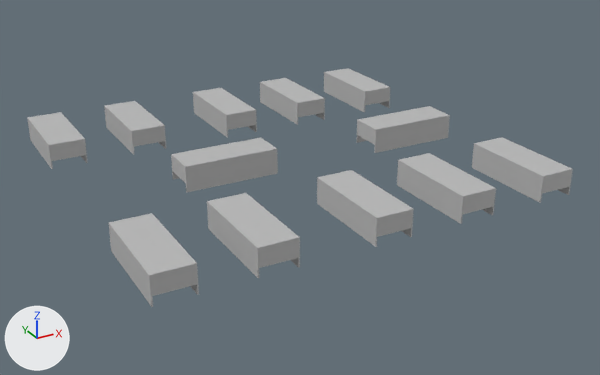
One commit to the FBX model Assets/Meshes/Environment/Beds.fbx: the scene before it, then after it.
One viewpoint serves both versions: a 50 mm camera at (-11.55, -21.24, 9.71) aimed at (-0.23, -0.65, -0.58). Lighting does not change. The marker at lower left points along +X, +Y and +Z. Where no turn or scale is listed for an object, it has been applied to the vertices.

Names of what the first picture shows: 'Bed', 'Bed1', 'Bed10', 'Bed11', 'Bed12', 'Bed13', 'Bed14', 'Bed15', 'Bed16', 'Bed2', 'Bed3', 'Bed4'.
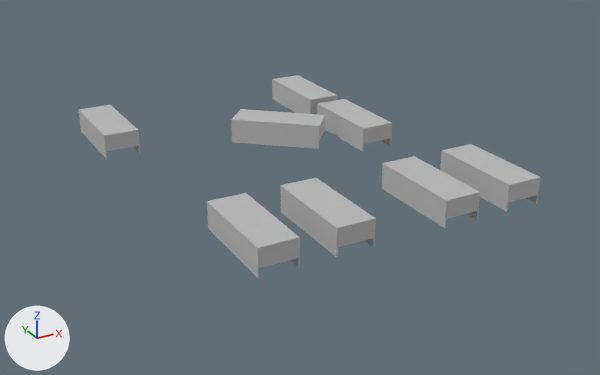
The newer file is also turned or shifted as a whole; pictures and numbers use the older file's frame.

Diff of the bpy script that builds the scene:
```diff
--- a/Assets/Meshes/Environment/Beds.fbx.py
+++ b/Assets/Meshes/Environment/Beds.fbx.py
@@ me_mesh @@
 me_mesh.from_pydata(...)  # 48 vertices, 46 faces; spans x -0.55..0.55, y -1.47..1.47, z -0.53..0.27
 # used by ob_bed; location = (5.04, -4.49, 0.53)
+# me_mesh part 1: the whole mesh is moved by (-2.21, 9.11, 0.0)
 me_mesh.materials.append(mat_lambert1)
@@ me_mesh_007_1 @@
+me_mesh_007_1.from_pydata(...)  # 48 vertices, 46 faces; spans x -0.55..0.55, y -1.47..1.47, z -0.4..0.4
+me_mesh_007_1.materials.append(mat_lambert1)  # grey #bcbcbc
@@ me_mesh_002_1 @@
+me_mesh_002_1.from_pydata(...)  # 48 vertices, 46 faces; spans x -1.47..1.47, y -1.38..1.38, z -0.4..0.4
+me_mesh_002_1.materials.append(mat_lambert1)  # grey #bcbcbc
@@ me_mesh_005_1 @@
+me_mesh_005_1.from_pydata(...)  # 48 vertices, 46 faces; spans x -0.55..0.55, y -1.47..1.47, z -0.4..0.4
+me_mesh_005_1.materials.append(mat_lambert1)  # grey #bcbcbc
@@ me_mesh_003_1 @@
+me_mesh_003_1.from_pydata(...)  # 48 vertices, 46 faces; spans x -0.55..0.55, y -1.47..1.47, z -0.4..0.4
+me_mesh_003_1.materials.append(mat_lambert1)  # grey #bcbcbc
@@ me_mesh_001_1 @@
+me_mesh_001_1.from_pydata(...)  # 48 vertices, 46 faces; spans x -0.55..0.55, y -1.47..1.47, z -0.4..0.4
+me_mesh_001_1.materials.append(mat_lambert1)  # grey #bcbcbc
@@ me_mesh_004_1 @@
+me_mesh_004_1.from_pydata(...)  # 48 vertices, 46 faces; spans x -0.55..0.55, y -1.47..1.47, z -0.4..0.4
+me_mesh_004_1.materials.append(mat_lambert1)  # grey #bcbcbc
@@ ob_bed12 @@
-ob_bed12 = bpy.data.objects.new('Bed12', me_mesh_007)
-ob_bed12.location = (-0.44, 4.51, 0.53)
@@ ob_bed14 @@
-ob_bed14 = bpy.data.objects.new('Bed14', me_mesh_009)
-ob_bed14.location = (-6.3, 4.51, 0.53)
@@ ob_bed11 @@
-ob_bed11 = bpy.data.objects.new('Bed11', me_mesh_006)
-ob_bed11.location = (2.25, 4.51, 0.53)
@@ ob_bed10 @@
-ob_bed10 = bpy.data.objects.new('Bed10', me_mesh_005)
-ob_bed10.location = (5.04, 4.51, 0.53)
@@ ob_bed1 @@
-ob_bed1 = bpy.data.objects.new('Bed1', me_mesh_001)
-ob_bed1.location = (2.25, -4.49, 0.53)
@@ ob_bed4 @@
-ob_bed4 = bpy.data.objects.new('Bed4', me_mesh_004)
-ob_bed4.location = (-6.3, -4.49, 0.53)
@@ ob_bed13 @@
-ob_bed13 = bpy.data.objects.new('Bed13', me_mesh_008)
-ob_bed13.location = (-3.71, 4.51, 0.53)
@@ ob_bed15 @@
-ob_bed15 = bpy.data.objects.new('Bed15', me_mesh_010)
-ob_bed15.location = (4.03, 0.0, 0.53)
@@ ob_bed16 @@
-ob_bed16 = bpy.data.objects.new('Bed16', me_mesh_011)
-ob_bed16.location = (-2.42, 0.0, 0.53)
@@ ob_bed2 @@
-ob_bed2 = bpy.data.objects.new('Bed2', me_mesh_002)
-ob_bed2.location = (-0.44, -4.49, 0.53)
@@ ob_bed23 @@
+ob_bed23 = bpy.data.objects.new('Bed23', me_mesh_007_1)
+ob_bed23.location = (-4.59, 4.52, 0.4)
@@ ob_bed18 @@
+ob_bed18 = bpy.data.objects.new('Bed18', me_mesh_002_1)
+ob_bed18.location = (0.43, 2.0, 0.4)
@@ ob_bed21 @@
+ob_bed21 = bpy.data.objects.new('Bed21', me_mesh_005_1)
+ob_bed21.location = (-1.58, -4.49, 0.4)
@@ ob_bed19 @@
+ob_bed19 = bpy.data.objects.new('Bed19', me_mesh_003_1)
+ob_bed19.location = (3.82, -4.49, 0.4)
@@ ob_bed17 @@
+ob_bed17 = bpy.data.objects.new('Bed17', me_mesh_001_1)
+ob_bed17.location = (2.83, 1.19, 0.4)
@@ ob_bed20 @@
+ob_bed20 = bpy.data.objects.new('Bed20', me_mesh_004_1)
+ob_bed20.location = (1.71, -4.49, 0.4)
```

Location of each change, (x1, y1, x2, y2) in pixels of the pictures (600 x 375 px):
'Bed', mesh moved
    before: (472, 137, 573, 202)
    after: (272, 75, 337, 114)
'Bed4', deleted
    before: (109, 213, 199, 307)
'Bed21', added
    after: (280, 178, 376, 257)
'Bed2', deleted
    before: (317, 170, 414, 247)
'Bed20', added
    after: (382, 156, 480, 228)
'Bed1', deleted
    before: (397, 153, 496, 224)
'Bed16', deleted
    before: (171, 138, 278, 192)
'Bed19', added
    after: (440, 144, 540, 212)
'Bed18', added
    after: (231, 109, 326, 149)
'Bed15', deleted
    before: (357, 106, 450, 153)
'Bed17', added
    after: (317, 99, 392, 152)
'Bed14', deleted
    before: (27, 112, 88, 169)
'Bed23', added
    after: (79, 105, 140, 159)
'Bed13', deleted
    before: (104, 101, 166, 155)
'Bed12', deleted
    before: (193, 88, 257, 137)
'Bed11', deleted
    before: (260, 78, 325, 125)
'Bed10', deleted
    before: (324, 68, 390, 112)
